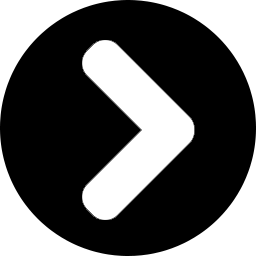
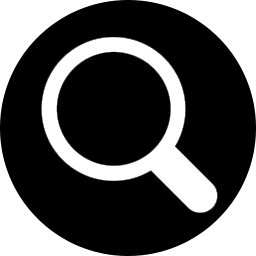
Layered file, before and after one edit (256x256). Changes by layer:
added group "scane" with 1 layers above "hear" over [41, 37, 218, 213]
added layer "图层 14" in group "scane" over [41, 37, 218, 213]
added group "cancle" with 1 layers above "expand" over [45, 44, 211, 210]
hid group "expand" (1 layers) over [82, 40, 195, 220]
